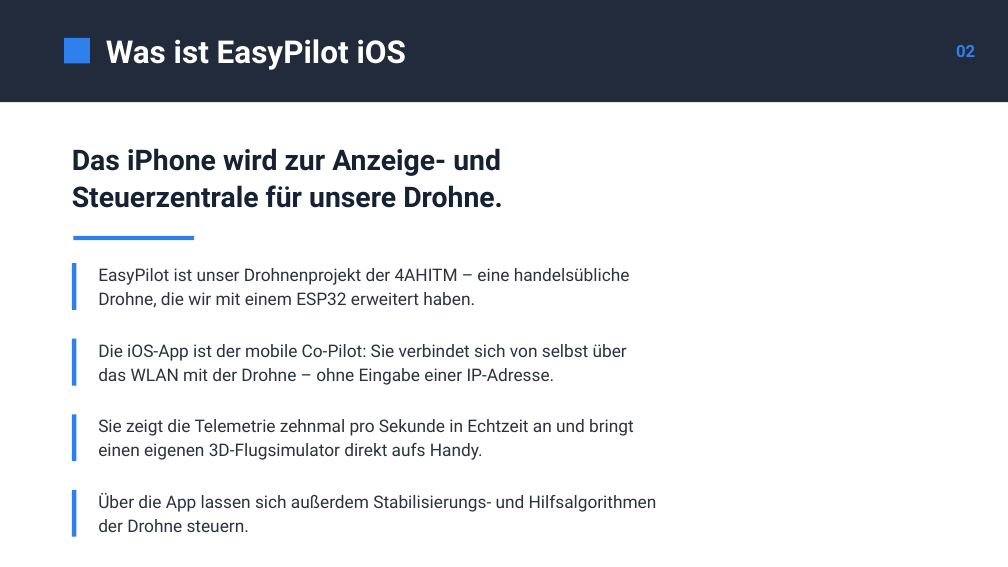
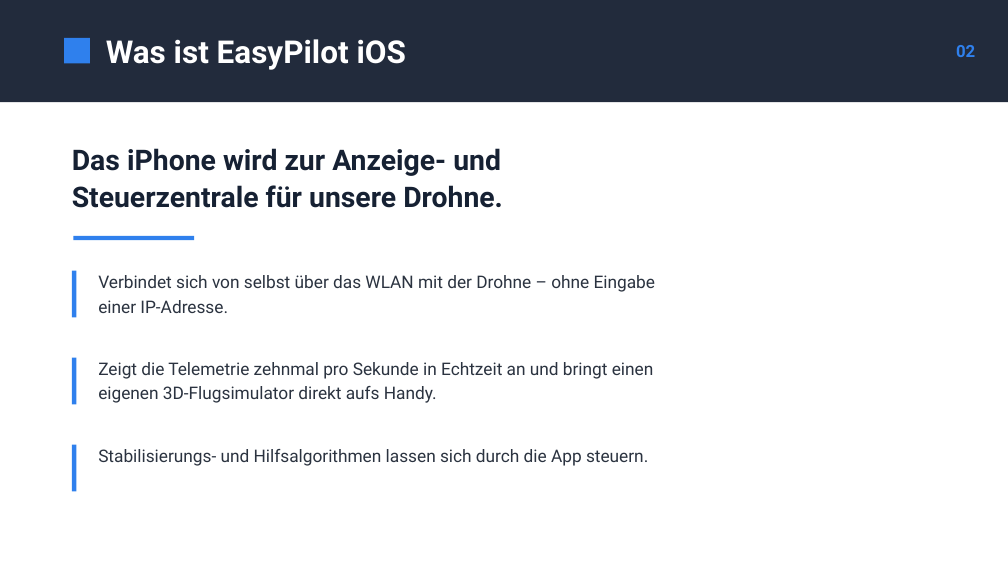
Before and after one commit to 2526-4ahitm-itp/2526-4ahitm-easypilot, a slide deck: slide 2 of docs/presentation-ios/EasyPilot-iOS.pptx. Drawn at 1008x567 pixels with LibreOffice and Linux fonts; fonts in the diff are those of the drawing. Boxes give left, top, right and bottom in pixels: in the first picture for what was removed or moved away, otherwise in the second. Text is boxed around its words. In the diff, an @@ line names an element or a change of style, - is before the commit and + after.

```diff
--- a/docs/presentation-ios/EasyPilot-iOS.pptx
+++ b/docs/presentation-ios/EasyPilot-iOS.pptx
@@ rectangle moved from (x1=72, y1=263, x2=76, y2=310) to (x1=72, y1=271, x2=76, y2=318) @@
@@ text at (x1=98, y1=275, x2=655, y2=313): text changed @@
-EasyPilot ist unser Drohnenprojekt der 4AHITM – eine handelsübliche Drohne, die wir mit einem ESP32 erweitert haben.
+Verbindet sich von selbst über das WLAN mit der Drohne – ohne Eingabe einer IP-Adresse.
@@ rectangle moved from (x1=72, y1=339, x2=76, y2=386) to (x1=72, y1=358, x2=76, y2=405) @@
@@ text removed at (x1=98, y1=344, x2=627, y2=385) @@
-Die iOS-App ist der mobile Co-Pilot: Sie verbindet sich von selbst über das WLAN mit der Drohne – ohne Eingabe einer IP-Adresse.
@@ text at (x1=98, y1=362, x2=654, y2=403): text changed @@
-Sie zeigt die Telemetrie zehnmal pro Sekunde in Echtzeit an und bringt einen eigenen 3D-Flugsimulator direkt aufs Handy.
+Zeigt die Telemetrie zehnmal pro Sekunde in Echtzeit an und bringt einen eigenen 3D-Flugsimulator direkt aufs Handy.
@@ rectangle moved from (x1=72, y1=414, x2=76, y2=461) to (x1=72, y1=445, x2=76, y2=492) @@
@@ text at (x1=98, y1=449, x2=648, y2=466): text changed @@
-Über die App lassen sich außerdem Stabilisierungs- und Hilfsalgorithmen der Drohne steuern.
+Stabilisierungs- und Hilfsalgorithmen lassen sich durch die App steuern.
@@ rectangle removed at (x1=72, y1=490, x2=76, y2=537) @@
```
Also in this commit, not shown: 5 other files.
